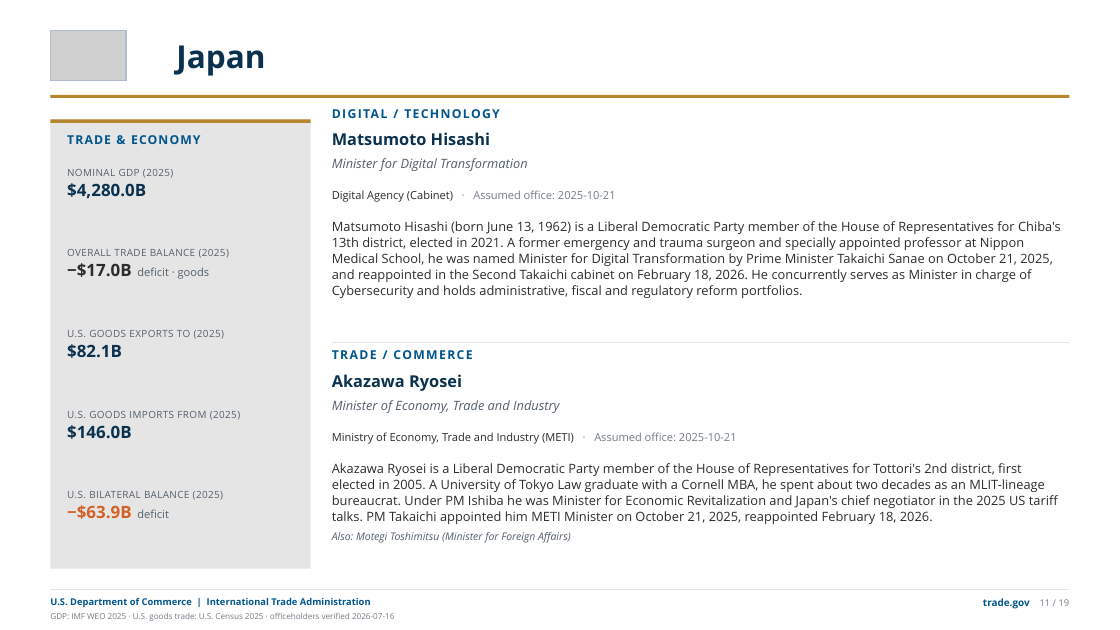
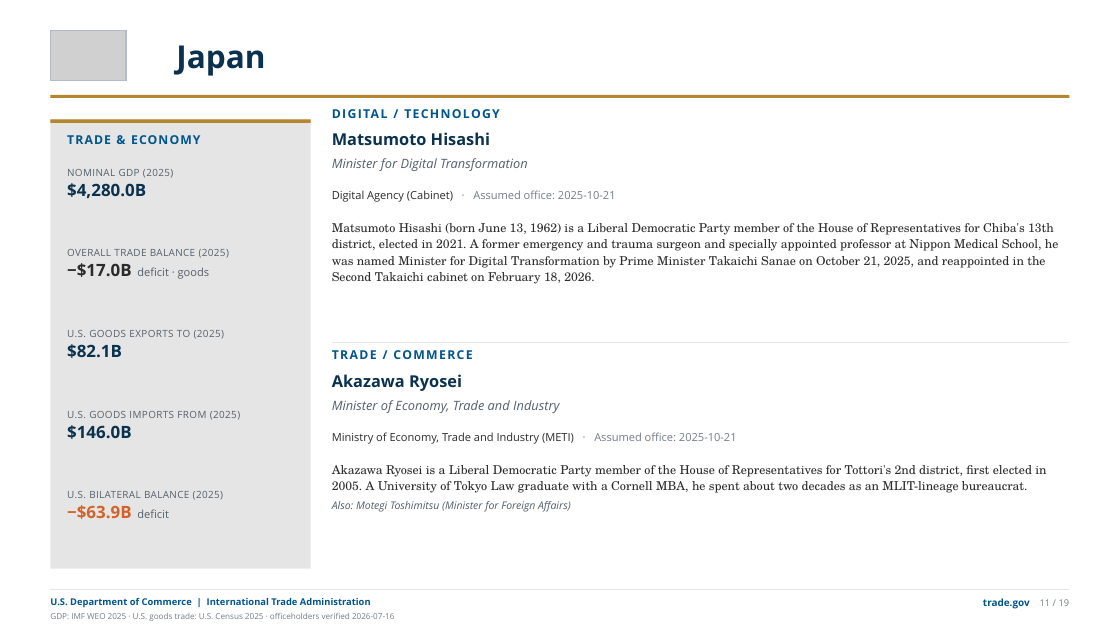
Before and after one commit to jsilbs18-cloud/Photo, a slide deck: slide 15 of output/g20-ministers-trade-deck.pptx. Drawn at 1120x630 pixels with LibreOffice and Linux fonts; fonts in the diff are those of the drawing; grey boxes stand for pictures. Boxes give left, top, right and bottom in pixels: in the first picture for what was removed or moved away, otherwise in the second. Text is boxed around its words. In the diff, an @@ line names an element or a change of style, - is before the commit and + after.

```diff
--- a/output/g20-ministers-trade-deck.pptx
+++ b/output/g20-ministers-trade-deck.pptx
@@ text at [332,223,1059,284]: text changed; size 11 to 10.5 pt; font Open Sans to TeX Gyre Schola @@
-Matsumoto Hisashi (born June 13, 1962) is a Liberal Democratic Party member of the House of Representatives for Chiba's 13th district, elected in 2021. A former emergency and trauma surgeon and specially appointed professor at Nippon Medical School, he was named Minister for Digital Transformation by Prime Minister Takaichi Sanae on October 21, 2025, and reappointed in the Second Takaichi cabinet on February 18, 2026. He concurrently serves as Minister in charge of Cybersecurity and holds administrative, fiscal and regulatory reform portfolios.
+Matsumoto Hisashi (born June 13, 1962) is a Liberal Democratic Party member of the House of Representatives for Chiba's 13th district, elected in 2021. A former emergency and trauma surgeon and specially appointed professor at Nippon Medical School, he was named Minister for Digital Transformation by Prime Minister Takaichi Sanae on October 21, 2025, and reappointed in the Second Takaichi cabinet on February 18, 2026.
@@ text at [332,465,1046,493]: text changed; size 11 to 10.5 pt; font Open Sans to TeX Gyre Schola @@
-Akazawa Ryosei is a Liberal Democratic Party member of the House of Representatives for Tottori's 2nd district, first elected in 2005. A University of Tokyo Law graduate with a Cornell MBA, he spent about two decades as an MLIT-lineage bureaucrat. Under PM Ishiba he was Minister for Economic Revitalization and Japan's chief negotiator in the 2025 US tariff talks. PM Takaichi appointed him METI Minister on October 21, 2025, reappointed February 18, 2026.
+Akazawa Ryosei is a Liberal Democratic Party member of the House of Representatives for Tottori's 2nd district, first elected in 2005. A University of Tokyo Law graduate with a Cornell MBA, he spent about two decades as an MLIT-lineage bureaucrat.
```
Also in this commit, not shown: 21 other slides changed, 13 other files.
